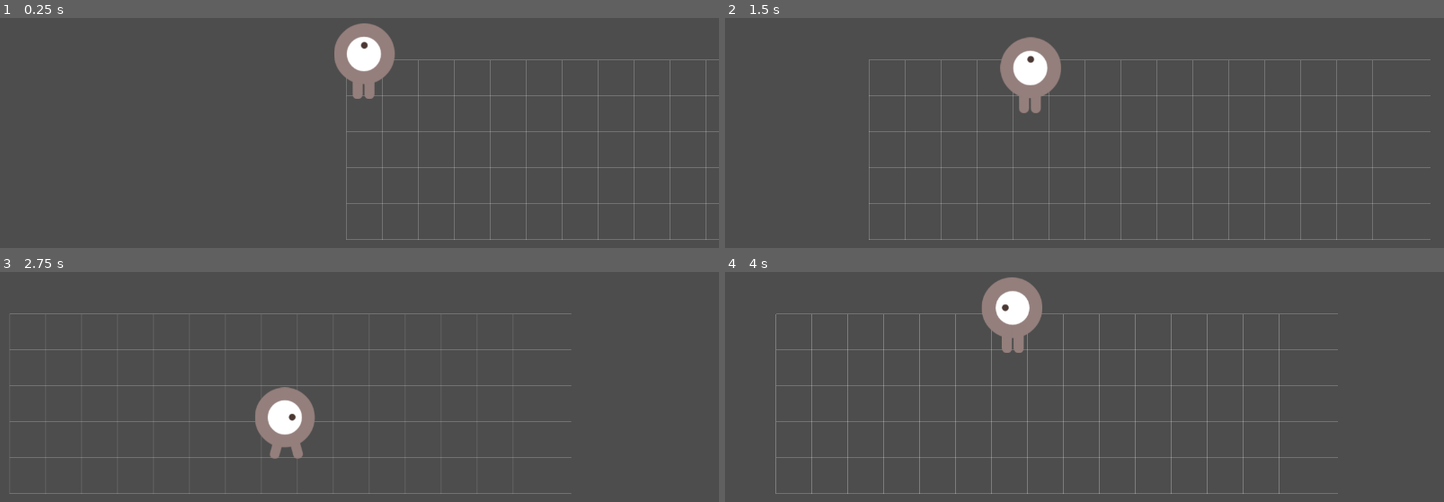
Above: before the commit, frames 1-4 (two rows, left to right).
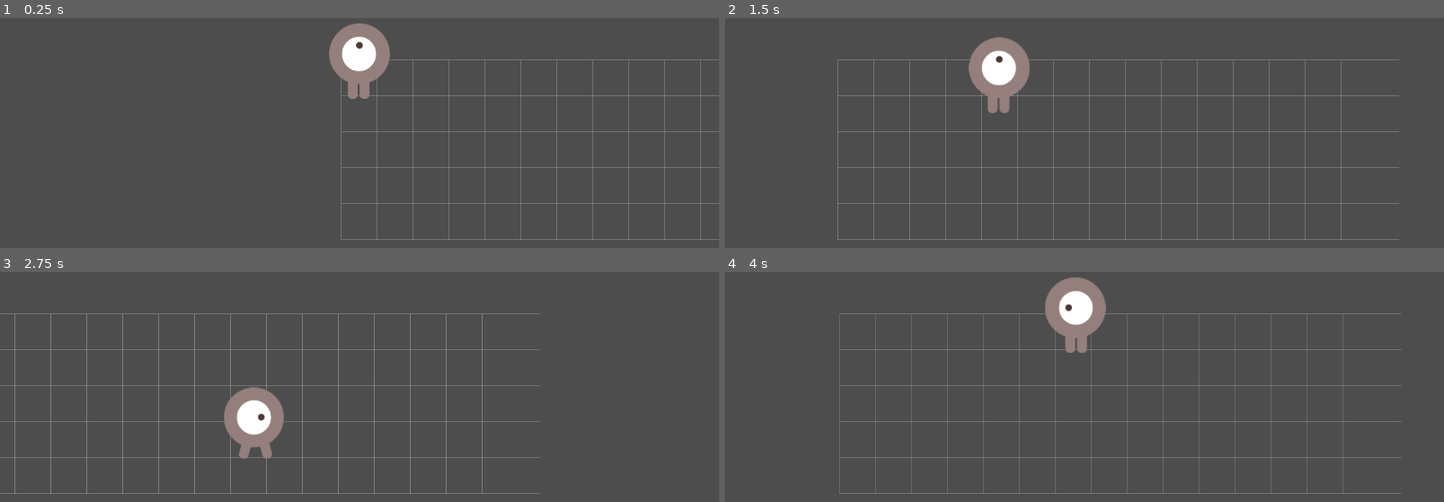
Above: after the commit, the same moments.

Repository: himanushi/godot-test
Game: Godot game, scene res://main.tscn
The game is run twice, just before and just after one commit, with the same random seed, the same clock (stepped at 60 frames per second) and the same inputs.
Inputs:
- Up to frame 1 (0.25 s): no input
- Up to frame 2 (1.5 s): hold Right (ui_right) 0.53-1.28 s; hold Down (ui_down) from 1.28 s (still down)
- Up to frame 3 (2.75 s): release Down (ui_down) at 2.03 s; hold Right (ui_right) from 2.03 s (still down)
- Up to frame 4 (4 s): release Right (ui_right) at 2.78 s; hold Up (ui_up) 2.78-3.53 s; hold Left (ui_left) from 3.53 s (still down)

The runs differ from the first frame. In frame 1, 2.9% of the frame differs, in the area x 45-99%, y 2-97%; in frame 2, 6.1%; in frame 3, 4.3%; in frame 4, 7.1%, in the area x 7-94%, y 2-97%.

Commit message:
fix: main.tscn

Diff:
--- a/srpg/main.tscn
+++ b/srpg/main.tscn
@@ -9,9 +9,6 @@
 
 [node name="Camera2D" type="Camera2D" parent="."]
 position = Vector2(0, 300)
-enabled = true
-position_smoothing_enabled = true
-position_smoothing_speed = 5.0
 
 [node name="Field" parent="." instance=ExtResource("1_0xm2m")]
 position = Vector2(0, 300)
